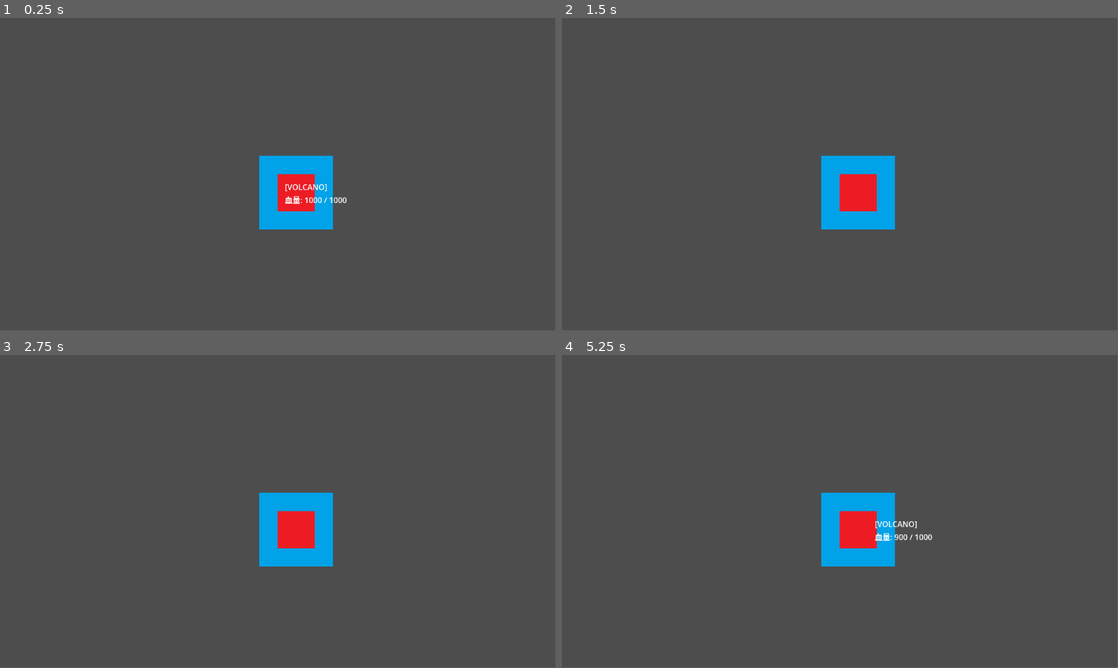
Above: before the commit, frames 1-4 (two rows, left to right).
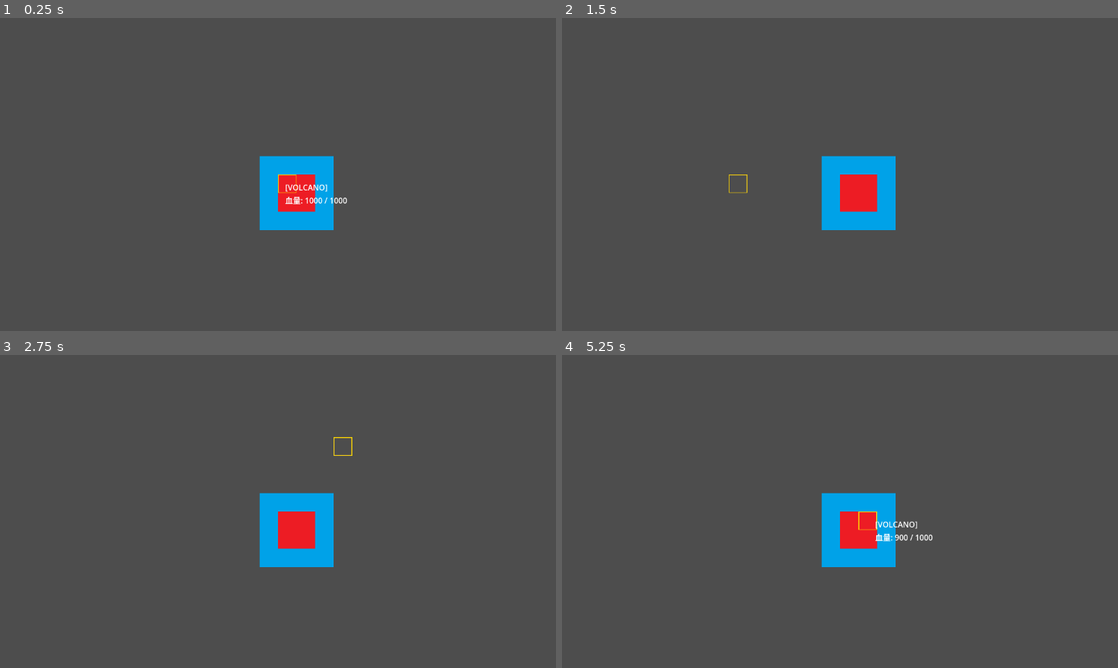
Above: after the commit, the same moments.

Repository: LeoTengAMao/GameJam2026
Game: Godot game, scene res://Tscn/MapManager.tscn
Two runs of this game, one before a commit and one after it. Both use one fixed random seed, a clock stepped at 60 frames per second and the inputs below.
Inputs (mouse positions are in pixels of both pictures, inside the frame that each line leads up to):
- Up to frame 1 (0.25 s): no input
- Up to frame 2 (1.5 s): tap Enter at 0.5 s; move the mouse to (962, 158) at 0.52 s; click (962, 158) at 0.67 s; tap Space at 1.25 s; move the mouse to (728, 190) at 1.27 s; click (728, 190) at 1.42 s
- Up to frame 3 (2.75 s): tap Enter at 2 s; move the mouse to (333, 442) at 2.02 s; click (333, 442) at 2.17 s
- Up to frame 4 (5.25 s): tap Space at 2.75, 4.25 s; move the mouse to (812, 574) at 2.77 s; click (812, 574) at 2.92 s; tap Enter at 3.5 s; move the mouse to (1006, 558) at 3.52 s; click (1006, 558) at 3.67 s; move the mouse to (673, 464) at 4.27 s; click (673, 464) at 4.42 s; move the mouse to (867, 511) at 5.02 s; click (867, 511) at 5.17 s
In our replay, the window is 799x449 before the commit and 800x450 after it. These sizes can differ from the game's own. Grey fills any space a smaller window leaves; there, only what the larger window draws over its background counts as a difference.

The runs differ from the first frame. In frame 1, 0.5% of the frame differs, in the area x 46-63%, y 44-68%; in frame 2, 0.2%; in frame 3, 0.2%; in frame 4, 0.4%.

Commit message:
地圖加入選取框
加入地圖選取框，可以看到目前選取的圖塊

Diff:
--- a/Script/MapManager.gd
+++ b/Script/MapManager.gd
@@ -29,6 +29,11 @@
 
 # 視覺層：Godot 4.3 推薦使用 TileMapLayer
 @onready var tilemap: TileMapLayer = $TileMapLayer
+# 🌟 新增：抓住選取框層
+@onready var selection_tilemap: TileMapLayer = $SelectionLayer
+
+# 🌟 新增：記錄上一次滑鼠指著的網格，優化效能
+var last_hovered_pos: Vector2i = Vector2i(-10000, -10000)
 
 # === 動態侵蝕系統參數 ===
 var erosion_timer: Timer
@@ -42,22 +47,36 @@
 func _process(delta: float) -> void:
 	elapsed_time += delta
 
-	# 取得滑鼠指著的網格
-	var mouse_grid_pos = tilemap.local_to_map(get_global_mouse_position())
-
-	# 檢查該網格是否有土地
-	if grid_data.has(mouse_grid_pos):
-		var data = grid_data[mouse_grid_pos]
+	# 1. 取得當前滑鼠的世界座標與網格座標
+	var mouse_global_pos = get_global_mouse_position()
+	var grid_pos = tilemap.local_to_map(mouse_global_pos)
+
+	# === 🌟 核心修改：黃色邊框提示系統 (陸地與海洋通用) 🌟 ===
+
+	# 只有當滑鼠移到「新的格子」時才更新，避免每一幀都重複重畫，節省效能
+	if grid_pos != last_hovered_pos:
+		# A. 清除舊的邊框
+		selection_tilemap.clear()
+
+		# B. 在新的網格位置畫上黃色邊框
+		# 參數：(網格座標, 圖片集ID, Atlas座標(1,1)是黃色邊框)
+		# 註：不論該格有沒有土地(grid_data.has)，都會畫出邊框
+		selection_tilemap.set_cell(grid_pos, 0, Vector2i(0, 0))
+
+		# C. 更新記錄點
+		last_hovered_pos = grid_pos
+
+
+	# === [原本的 UI 血量廣播邏輯，保持原樣] ===
+	if grid_data.has(grid_pos):
+		# ... [原本發射 true 訊號的邏輯] ...
+		var data = grid_data[grid_pos]
 		var target_data = data
-		if data.core_data != null:
-			target_data = data.core_data # 處理 2x2 火山血量
-
+		if data.core_data != null: target_data = data.core_data
 		var type_name = CellType.keys()[data.type]
-
-		# 📢 重點：發射廣播訊號給 UI
 		EventManager.on_cell_hovered.emit(true, type_name, target_data.current_hp, target_data.max_hp)
 	else:
-		# 📢 重點：發射廣播告知滑鼠在海洋上 (隱藏 UI)
+		# 發射 false 訊號告知滑鼠在海洋上
 		EventManager.on_cell_hovered.emit(false, "", 0, 0)
 
 func _ready():
@@ -81,7 +100,7 @@
 		# 計算並更新海岸線狀態與視覺
 	update_all_coasts()
 	print("4x4 初始地圖與火山生成完畢！")
-
+	selection_tilemap.clear()
 	# ... [你原本的 4x4 與火山生成邏輯] ...
 
 	# === 啟動侵蝕計時器 ===
--- a/Tscn/MapManager.tscn
+++ b/Tscn/MapManager.tscn
@@ -1,8 +1,14 @@
 [gd_scene format=3 uid="uid://bn7b4nsawas1k"]
 
 [ext_resource type="Script" uid="uid://crynuflkrd7j0" path="res://Script/MapManager.gd" id="1_xgl8j"]
+[ext_resource type="Texture2D" uid="uid://b7e3kyp7tcdv8" path="res://Assests/Tile/Yellow-hollow.png" id="2_7e4a0"]
 [ext_resource type="Texture2D" uid="uid://drhpb3g0xfi8d" path="res://Assests/Tile/TileMap.png" id="2_rgg21"]
 [ext_resource type="PackedScene" uid="uid://cnnifvdf8ntqa" path="res://Tscn/UIManager.tscn" id="3_2m3s5"]
+
+[sub_resource type="TileSetAtlasSource" id="TileSetAtlasSource_ba2e8"]
+texture = ExtResource("2_7e4a0")
+texture_region_size = Vector2i(128, 128)
+0:0/0 = 0
 
 [sub_resource type="TileSetAtlasSource" id="TileSetAtlasSource_rgg21"]
 texture = ExtResource("2_rgg21")
@@ -139,6 +145,43 @@
 [sub_resource type="TileSet" id="TileSet_7e4a0"]
 tile_size = Vector2i(128, 128)
 sources/1 = SubResource("TileSetAtlasSource_rgg21")
+sources/0 = SubResource("TileSetAtlasSource_ba2e8")
+
+[sub_resource type="TileSetAtlasSource" id="TileSetAtlasSource_7e4a0"]
+texture = ExtResource("2_7e4a0")
+texture_region_size = Vector2i(128, 128)
+0:0/0 = 0
+1:0/0 = 0
+2:0/0 = 0
+3:0/0 = 0
+4:0/0 = 0
+5:0/0 = 0
+6:0/0 = 0
+7:0/0 = 0
+0:1/0 = 0
+7:1/0 = 0
+0:2/0 = 0
+7:2/0 = 0
+0:3/0 = 0
+7:3/0 = 0
+0:4/0 = 0
+7:4/0 = 0
+0:5/0 = 0
+7:5/0 = 0
+0:6/0 = 0
+7:6/0 = 0
+0:7/0 = 0
+1:7/0 = 0
+2:7/0 = 0
+3:7/0 = 0
+4:7/0 = 0
+5:7/0 = 0
+6:7/0 = 0
+7:7/0 = 0
+
+[sub_resource type="TileSet" id="TileSet_ba2e8"]
+tile_size = Vector2i(128, 128)
+sources/0 = SubResource("TileSetAtlasSource_7e4a0")
 
 [node name="MapManager" type="Node2D" unique_id=336161256]
 script = ExtResource("1_xgl8j")
@@ -146,6 +189,9 @@
 [node name="TileMapLayer" type="TileMapLayer" parent="." unique_id=2068174230]
 tile_set = SubResource("TileSet_7e4a0")
 
+[node name="SelectionLayer" type="TileMapLayer" parent="." unique_id=2087420023]
+tile_set = SubResource("TileSet_ba2e8")
+
 [node name="Camera2D" type="Camera2D" parent="." unique_id=1559490994]
 zoom = Vector2(0.3, 0.3)
 
--- a/project.godot
+++ b/project.godot
@@ -12,13 +12,18 @@
 
 config/name="GameJam2026"
 run/main_scene="uid://bn7b4nsawas1k"
-config/features=PackedStringArray("4.6", "C#", "Forward Plus")
+config/features=PackedStringArray("4.6", "Forward Plus")
 config/icon="res://icon.svg"
 
 [autoload]
 
 EventManager="*uid://vygbog5dhl4q"
 GenerateManager="*uid://l8o2rec6pmbl"
+
+[display]
+
+window/stretch/mode="viewport"
+window/stretch/aspect="expand"
 
 [dotnet]
 
Binary file added: Assests/Tile/Yellow-hollow.png
Not shown, added: Assests/Tile/Yellow-hollow.png.import
